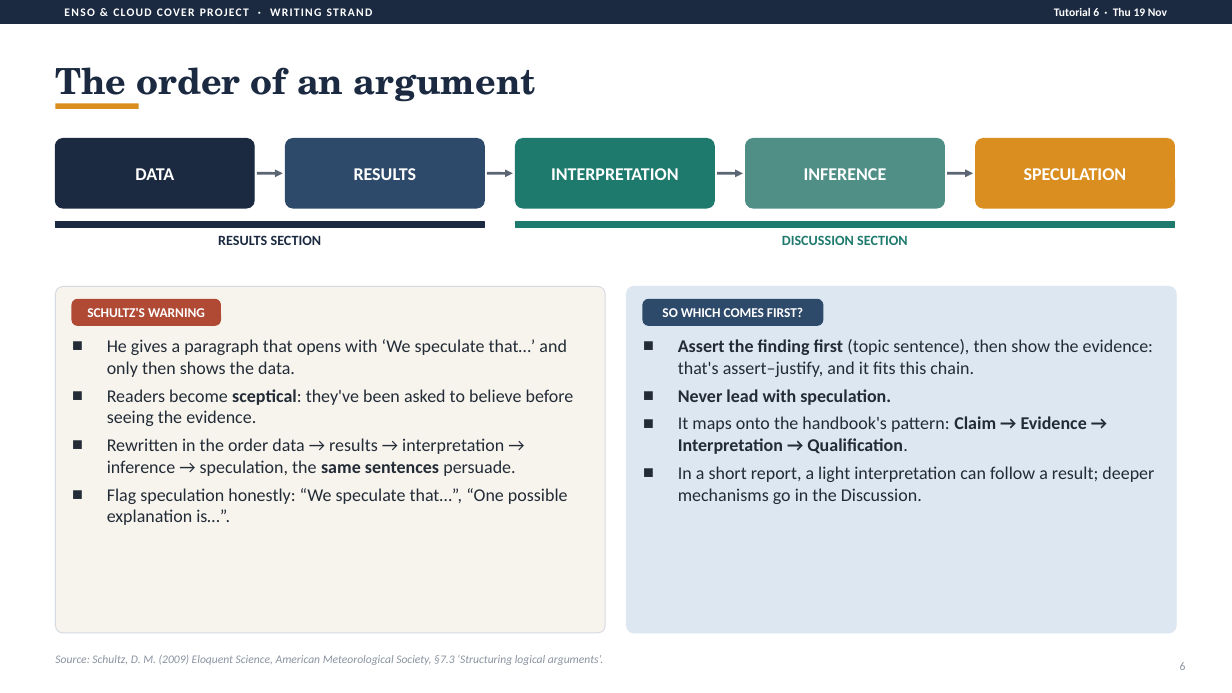
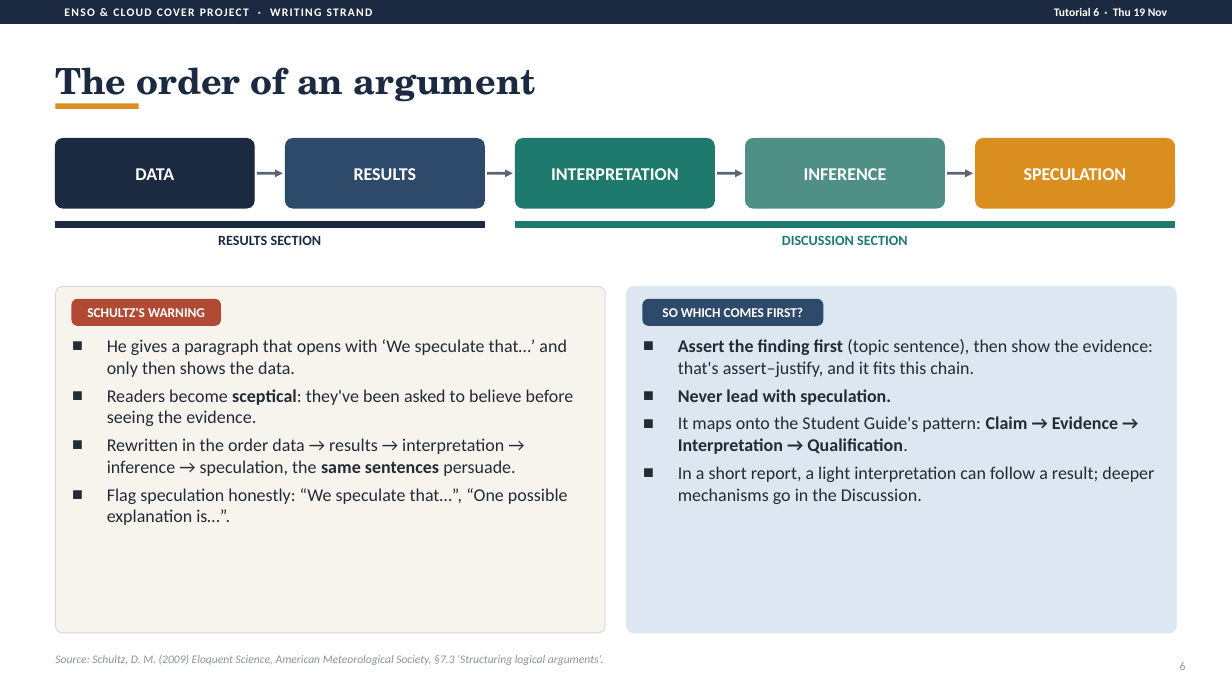
Before and after one commit to UoM-maul1609/tutorial-schedule-1, a slide deck: slide 6 of analyses-project/guidance/W6_Paragraphs_that_argue.pptx. Drawn at 1232x693 pixels with LibreOffice and Linux fonts; fonts in the diff are those of the drawing. Boxes give left, top, right and bottom in pixels: in the first picture for what was removed or moved away, otherwise in the second. Text is boxed around its words. In the diff, an @@ line names an element or a change of style, - is before the commit and + after.

```diff
--- a/analyses-project/guidance/W6_Paragraphs_that_argue.pptx
+++ b/analyses-project/guidance/W6_Paragraphs_that_argue.pptx
@@ text at box(678, 416, 1118, 454): text changed @@
-■ It maps onto the handbook's pattern: Claim → Evidence → Interpretation → Qualification.
+■ It maps onto the Student Guide's pattern: Claim → Evidence → Interpretation → Qualification.
```
Also in this commit, not shown: 1 other slide changed, 19 other files.
